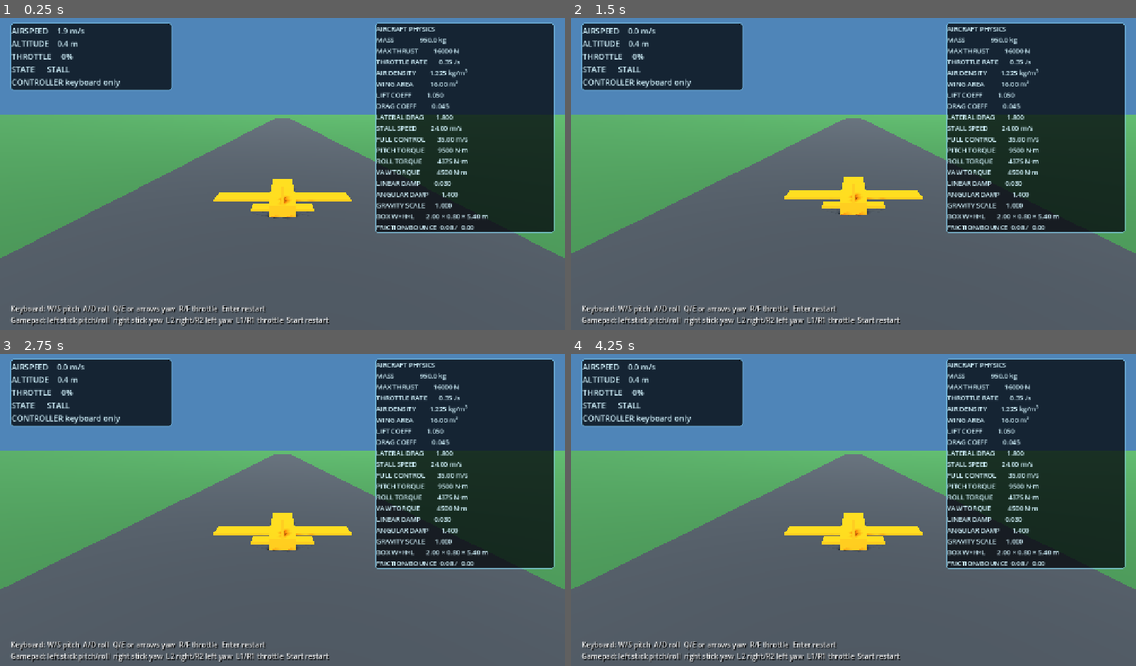
Above: before the commit, frames 1-4 (two rows, left to right).
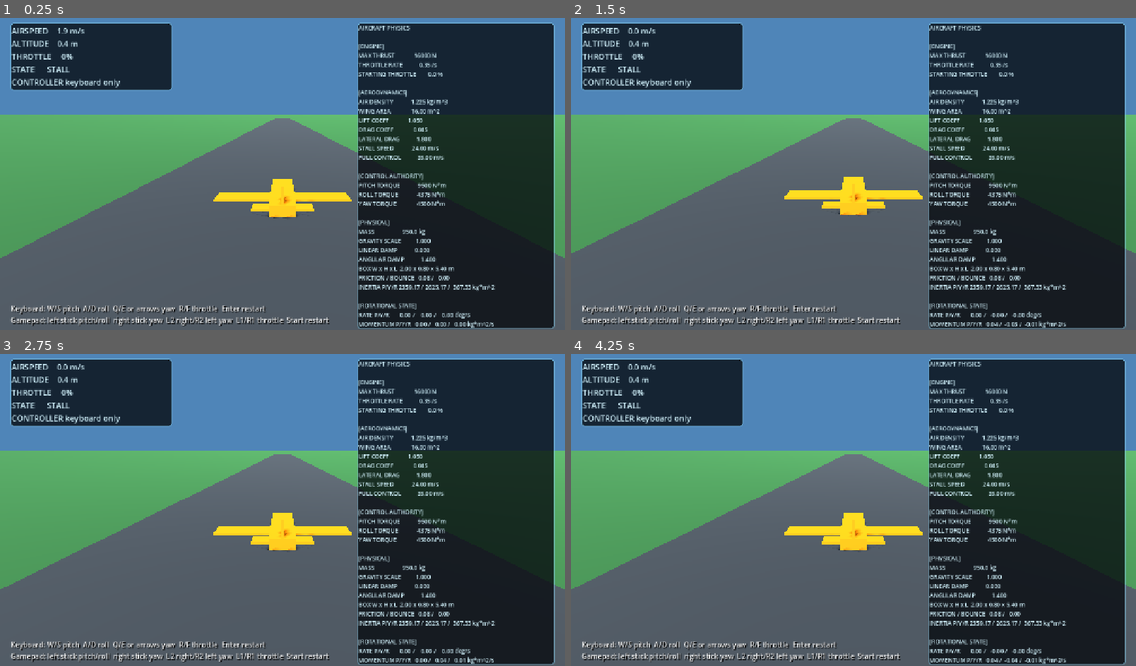
Above: after the commit, the same moments.

Repository: imanoliri/open-odyssey
Game: Godot game, scene res://scenes/main.tscn
The game is run twice, just before and just after one commit, with the same random seed, the same clock (stepped at 60 frames per second) and the same inputs.
Inputs (mouse positions are in pixels of both pictures, inside the frame that each line leads up to):
- Up to frame 1 (0.25 s): no input
- Up to frame 2 (1.5 s): tap Enter (restart) at 0.5 s; move the mouse to (977, 155) at 0.52 s; hold D (roll_right) 0.53-1.25 s; click (977, 155) at 0.67 s; drag from (740, 186) to (825, 233) at 1.27 s
- Up to frame 3 (2.75 s): move the mouse to (339, 438) at 2.02 s; hold D (roll_right) from 2.03 s (still down)
- Up to frame 4 (4.25 s): release D (roll_right) at 2.75 s; drag from (825, 569) to (684, 460) at 2.77 s; move the mouse to (1023, 553) at 3.52 s; hold A (roll_left) from 3.53 s (still down)

The runs differ from the first frame. In frame 1, 16% of the frame differs, in the area x 63-99%, y 1-100%; in frame 2, 16%; in frame 3, 16%; in frame 4, 16%.

Commit message:
Organize physics HUD and add rotational state

Diff:
--- a/game/scenes/main.tscn
+++ b/game/scenes/main.tscn
@@ -161,10 +161,10 @@
 layout_mode = 0
 anchor_left = 1.0
 anchor_right = 1.0
-offset_left = -430.0
+offset_left = -470.0
 offset_top = 24.0
 offset_right = -24.0
-offset_bottom = 390.0
+offset_bottom = 605.0
 grow_horizontal = 0
 theme_override_styles/panel = SubResource("Style_hud")
 
@@ -172,8 +172,8 @@
 unique_name_in_owner = true
 layout_mode = 2
 theme_override_colors/font_color = Color(0.83, 0.96, 1, 1)
-theme_override_font_sizes/font_size = 15
-text = "AIRCRAFT PHYSICS\nMASS\nMAX THRUST\nROLL TORQUE\nYAW TORQUE\nBOX W×H×L"
+theme_override_font_sizes/font_size = 13
+text = "AIRCRAFT PHYSICS\n\n[ENGINE]\nMAX THRUST\n\n[AERODYNAMICS]\nLIFT COEFF\n\n[CONTROL AUTHORITY]\nROLL TORQUE\n\n[PHYSICAL]\nMASS\nINERTIA P/Y/R\n\n[ROTATIONAL STATE]\nRATE P/Y/R\nMOMENTUM P/Y/R"
 
 [node name="Instructions" type="Label" parent="HUD"]
 layout_mode = 0
--- a/game/scripts/aircraft.gd
+++ b/game/scripts/aircraft.gd
@@ -106,6 +106,21 @@
 
 func physical_characteristics_text() -> String:
 	var box_size := _collision_box_size()
+	var moments_of_inertia := _box_moments_of_inertia(box_size)
+	var local_angular_velocity := (
+		global_transform.basis.orthonormalized().inverse()
+		* angular_velocity
+	)
+	var angular_rates_degrees := Vector3(
+		rad_to_deg(local_angular_velocity.x),
+		rad_to_deg(local_angular_velocity.y),
+		rad_to_deg(local_angular_velocity.z)
+	)
+	var angular_momentum := Vector3(
+		moments_of_inertia.x * local_angular_velocity.x,
+		moments_of_inertia.y * local_angular_velocity.y,
+		moments_of_inertia.z * local_angular_velocity.z
+	)
 	var surface_friction := 0.0
 	var surface_bounce := 0.0
 	if physics_material_override != null:
@@ -114,29 +129,38 @@
 
 	var template := (
 		"AIRCRAFT PHYSICS\n"
-		+ "MASS             %7.1f kg\n"
-		+ "MAX THRUST       %7.0f N\n"
-		+ "THROTTLE RATE    %7.2f /s\n"
-		+ "AIR DENSITY      %7.3f kg/m³\n"
-		+ "WING AREA        %7.2f m²\n"
-		+ "LIFT COEFF       %7.3f\n"
-		+ "DRAG COEFF       %7.3f\n"
-		+ "LATERAL DRAG     %7.3f\n"
-		+ "STALL SPEED      %7.2f m/s\n"
-		+ "FULL CONTROL     %7.2f m/s\n"
-		+ "PITCH TORQUE     %7.0f N·m\n"
-		+ "ROLL TORQUE      %7.0f N·m\n"
-		+ "YAW TORQUE       %7.0f N·m\n"
-		+ "LINEAR DAMP      %7.3f\n"
-		+ "ANGULAR DAMP     %7.3f\n"
-		+ "GRAVITY SCALE    %7.3f\n"
-		+ "BOX W×H×L       %4.2f × %4.2f × %4.2f m\n"
-		+ "FRICTION/BOUNCE %5.2f / %5.2f"
+		+ "\n[ENGINE]\n"
+		+ "MAX THRUST          %8.0f N\n"
+		+ "THROTTLE RATE       %8.2f /s\n"
+		+ "STARTING THROTTLE   %8.1f %%\n"
+		+ "\n[AERODYNAMICS]\n"
+		+ "AIR DENSITY         %8.3f kg/m^3\n"
+		+ "WING AREA           %8.2f m^2\n"
+		+ "LIFT COEFF          %8.3f\n"
+		+ "DRAG COEFF          %8.3f\n"
+		+ "LATERAL DRAG        %8.3f\n"
+		+ "STALL SPEED         %8.2f m/s\n"
+		+ "FULL CONTROL        %8.2f m/s\n"
+		+ "\n[CONTROL AUTHORITY]\n"
+		+ "PITCH TORQUE        %8.0f N*m\n"
+		+ "ROLL TORQUE         %8.0f N*m\n"
+		+ "YAW TORQUE          %8.0f N*m\n"
+		+ "\n[PHYSICAL]\n"
+		+ "MASS                %8.1f kg\n"
+		+ "GRAVITY SCALE       %8.3f\n"
+		+ "LINEAR DAMP         %8.3f\n"
+		+ "ANGULAR DAMP        %8.3f\n"
+		+ "BOX W x H x L  %4.2f x %4.2f x %4.2f m\n"
+		+ "FRICTION / BOUNCE %6.2f / %6.2f\n"
+		+ "INERTIA P/Y/R %7.2f / %7.2f / %7.2f kg*m^2\n"
+		+ "\n[ROTATIONAL STATE]\n"
+		+ "RATE P/Y/R    %7.2f / %7.2f / %7.2f deg/s\n"
+		+ "MOMENTUM P/Y/R %6.2f / %6.2f / %6.2f kg*m^2/s"
 	)
 	return template % [
-			mass,
 			maximum_thrust_newtons,
 			throttle_change_per_second,
+			starting_throttle * 100.0,
 			air_density,
 			wing_area_square_metres,
 			lift_coefficient,
@@ -147,14 +171,24 @@
 			pitch_torque_newton_metres,
 			roll_torque_newton_metres,
 			yaw_torque_newton_metres,
+			mass,
+			gravity_scale,
 			linear_damp,
 			angular_damp,
-			gravity_scale,
 			box_size.x,
 			box_size.y,
 			box_size.z,
 			surface_friction,
-			surface_bounce
+			surface_bounce,
+			moments_of_inertia.x,
+			moments_of_inertia.y,
+			moments_of_inertia.z,
+			angular_rates_degrees.x,
+			angular_rates_degrees.y,
+			angular_rates_degrees.z,
+			angular_momentum.x,
+			angular_momentum.y,
+			angular_momentum.z
 		]
 
 
@@ -166,3 +200,14 @@
 	if box == null:
 		return Vector3.ZERO
 	return box.size
+
+
+func _box_moments_of_inertia(box_size: Vector3) -> Vector3:
+	var width_squared := box_size.x * box_size.x
+	var height_squared := box_size.y * box_size.y
+	var length_squared := box_size.z * box_size.z
+	return Vector3(
+		mass * (height_squared + length_squared) / 12.0,
+		mass * (width_squared + length_squared) / 12.0,
+		mass * (width_squared + height_squared) / 12.0
+	)
--- a/game/tests/smoke_test.gd
+++ b/game/tests/smoke_test.gd
@@ -24,11 +24,20 @@
 
 	var physics_text := aircraft.physical_characteristics_text()
 	for required_text in [
+		"[ENGINE]",
+		"[AERODYNAMICS]",
+		"[CONTROL AUTHORITY]",
+		"[PHYSICAL]",
+		"[ROTATIONAL STATE]",
 		"MAX THRUST",
 		"ROLL TORQUE",
 		"YAW TORQUE",
-		"BOX W×H×L",
-		"2.00 × 0.80 × 5.40 m"
+		"BOX W x H x L",
+		"2.00 x 0.80 x 5.40 m",
+		"INERTIA P/Y/R",
+		"2359.17 / 2625.17 /  367.33",
+		"RATE P/Y/R",
+		"MOMENTUM P/Y/R"
 	]:
 		if not physics_text.contains(required_text):
 			push_error(
Not shown, changed: README.md
